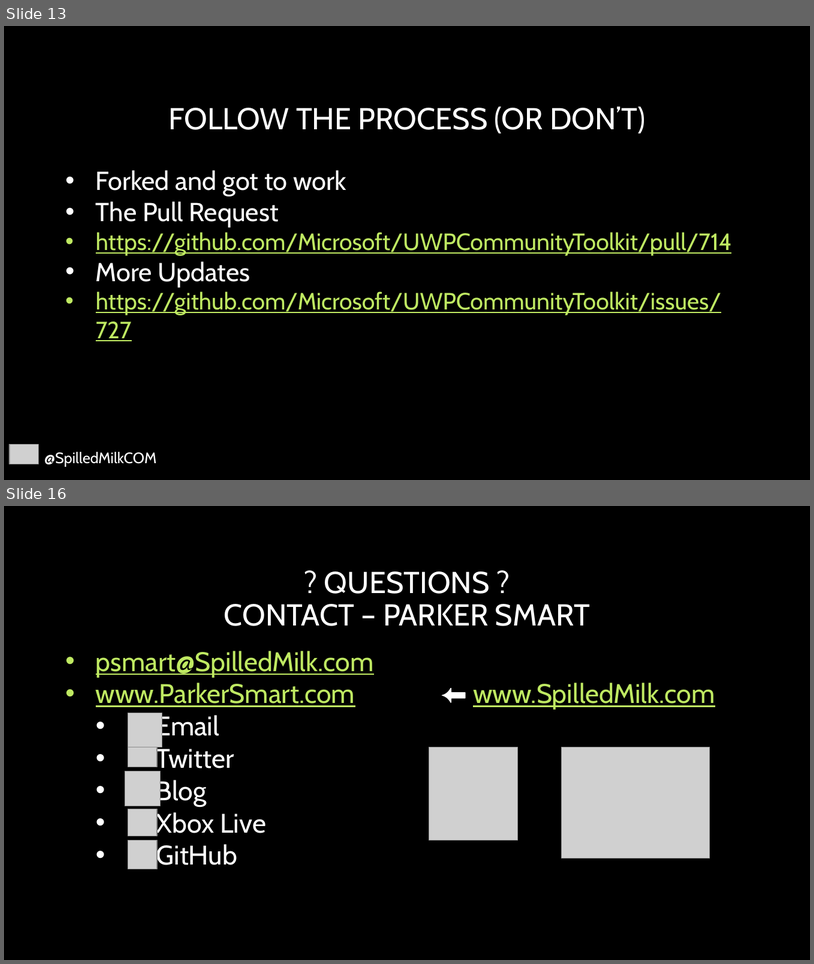
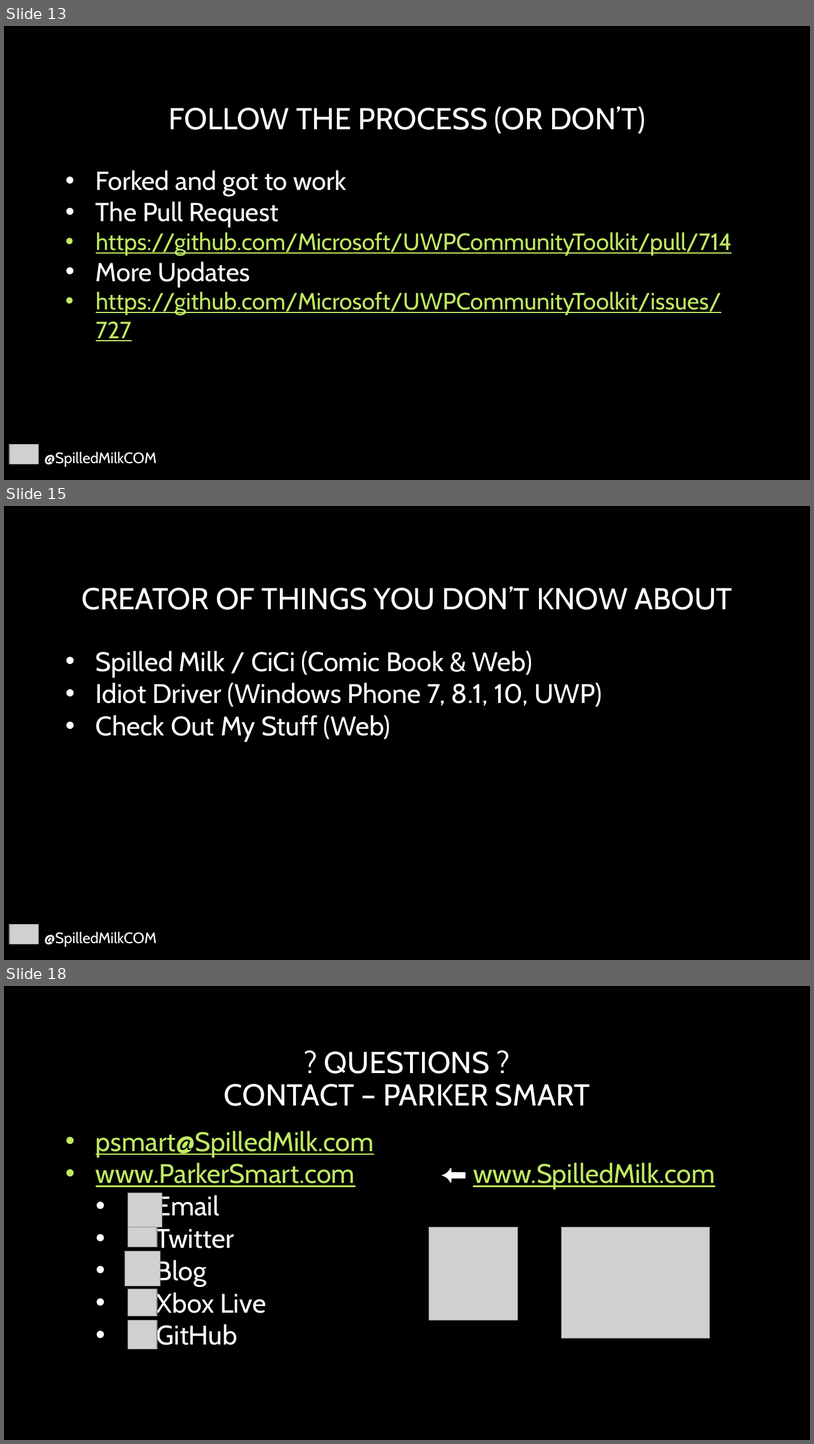
Before and after one commit to SpilledMilkCOM/DenDevDayUWP, a slide deck: Giving Back.pptx. Shown one above the other, each under a label of ours: slides 13 and 16 before the commit, slides 13, 15 and 18 after it; the slides between them are not shown. The pictures are 814x964 and 814x1444 pixels, drawn with LibreOffice and Linux fonts; fonts in the diff are those of the drawing; grey boxes stand for pictures; background and template pictures are left out. Boxes give left, top, right and bottom in pixels: in the first picture for what was removed or moved away, otherwise in the second. Text is boxed around its words. In the diff, an @@ line names an element or a change of style, - is before the commit and + after.

```diff
--- a/Giving Back.pptx
+++ b/Giving Back.pptx
@@ slide 15 added at <box>4,506,810,960</box>, background picture (left out) @@
@@ title added at <box>81,586,732,610</box>, 36 pt, text #FFFFFF @@
+CREATOR OF THINGS YOU DON’T KNOW ABOUT
@@ text added at <box>96,651,602,741</box>, 32 pt, text #FFFFFF @@
+• Spilled Milk / CiCi (Comic Book & Web)
+• Idiot Driver (Windows Phone 7, 8.1, 10, UWP)
+• Check Out My Stuff (Web)
@@ picture added at <box>9,924,38,944</box> @@
@@ text added at <box>44,931,156,946</box>, 18 pt, text #FFFFFF @@
+@SpilledMilkCOM
@@ what was slide 16 is now slide 18 @@
```
Also in this commit, not shown: 3 slides changed, 1 other slide added, 1 other file.
